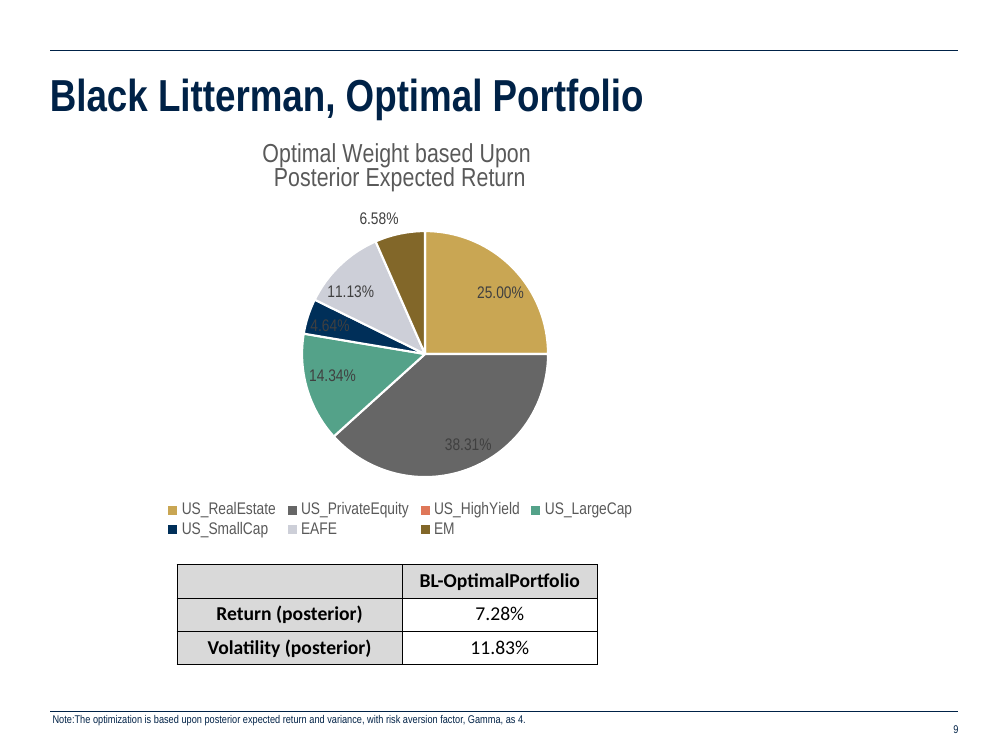
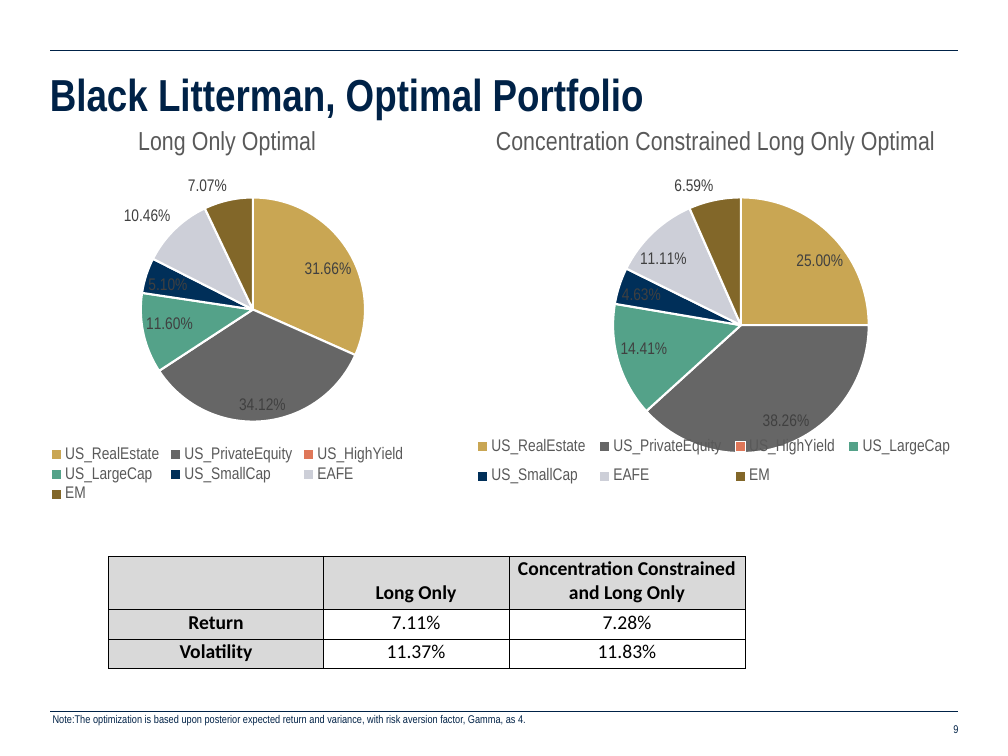
Before and after one commit to dxcv/ChinaPacific, a slide deck: slide 9 of CPIC.pptx. Drawn at 1008x756 pixels with LibreOffice and Linux fonts; fonts in the diff are those of the drawing; background and template pictures are left out. Boxes give left, top, right and bottom in pixels: in the first picture for what was removed or moved away, otherwise in the second. Text is boxed around its words. In the diff, an @@ line names an element or a change of style, - is before the commit and + after.

```diff
--- a/CPIC.pptx
+++ b/CPIC.pptx
@@ pie chart at [0,110,455,506] @@
@@ title "Optimal Weight based Upon  Posterior Expected Return " to "Long Only Optimal " @@
-Series 1: 0.25, 0.3831, 0, 0.1434, 0.0464, 0.1113, 0.0658
+Series 1: 0.3166, 0.3412, 0, 0.116, 0.051, 0.1046, 0.0707
@@ pie chart: place and size @@
-pie chart at [89,125,713,542]
+pie chart at [0,110,455,506]
@@ pie chart added at [434,110,997,498] @@
+title "Concentration Constrained Long Only Optimal"
+categories: US_RealEstate, US_PrivateEquity, US_HighYield, US_LargeCap, US_SmallCap, EAFE, EM
+Concentration Constrained Long Only Optimal: 0.25, 0.3826, 0, 0.1441, 0.0463, 0.1111, 0.0659
@@ table at [109,556,745,668] @@
-column 1:  | Return (posterior) | Volatility (posterior)
-column 2: BL-OptimalPortfolio | 7.28% | 11.83%
+column 1:  | Return | Volatility
+column 2: Long Only | 7.11% | 11.37%
+column 3: Concentration Constrained and Long Only | 7.28% | 11.83%
@@ table: place and size @@
-table at [177,564,599,664]
+table at [109,556,745,668]
```
Also in this commit, not shown: 3 other slides changed, 7 other files.
